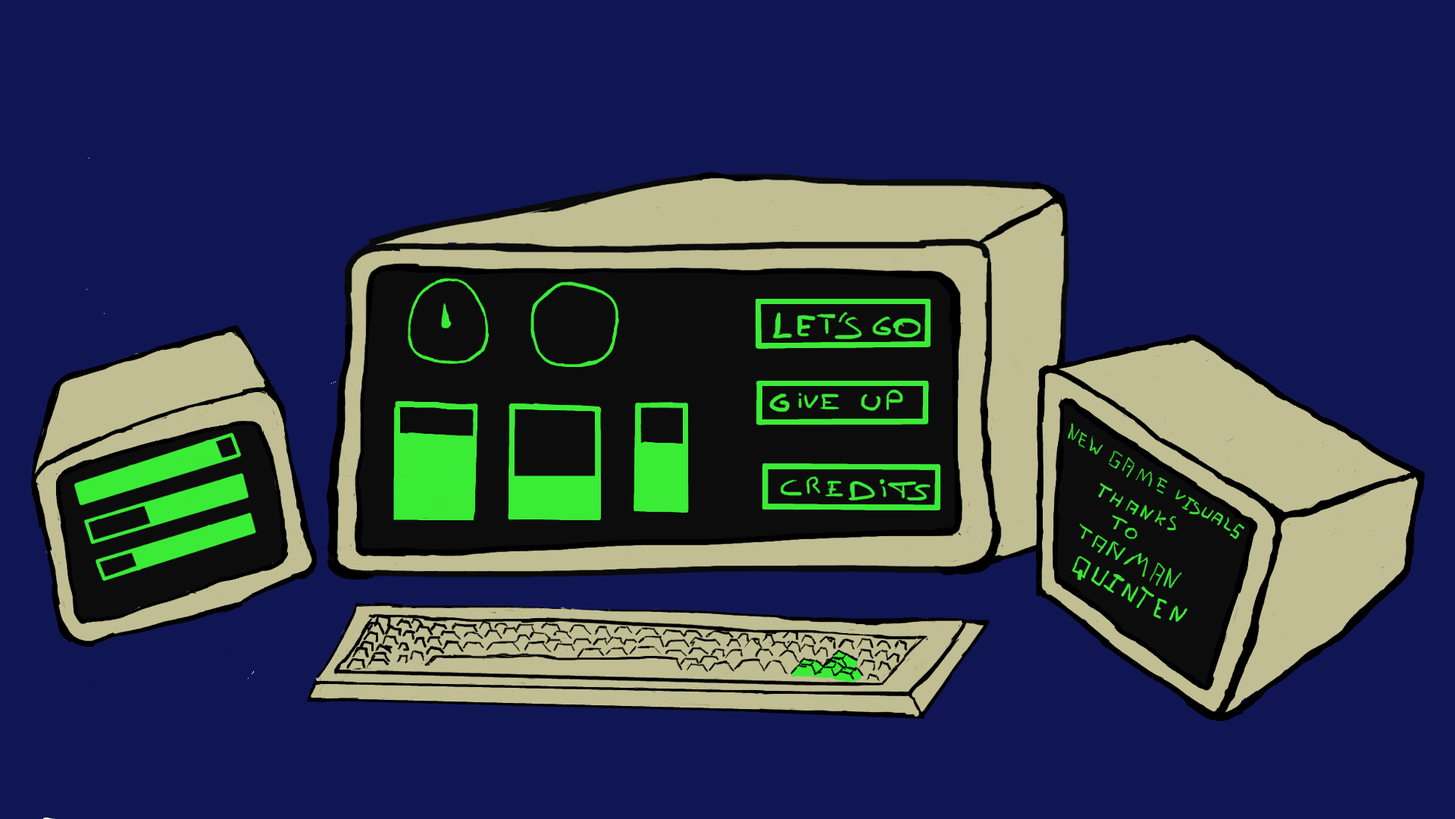
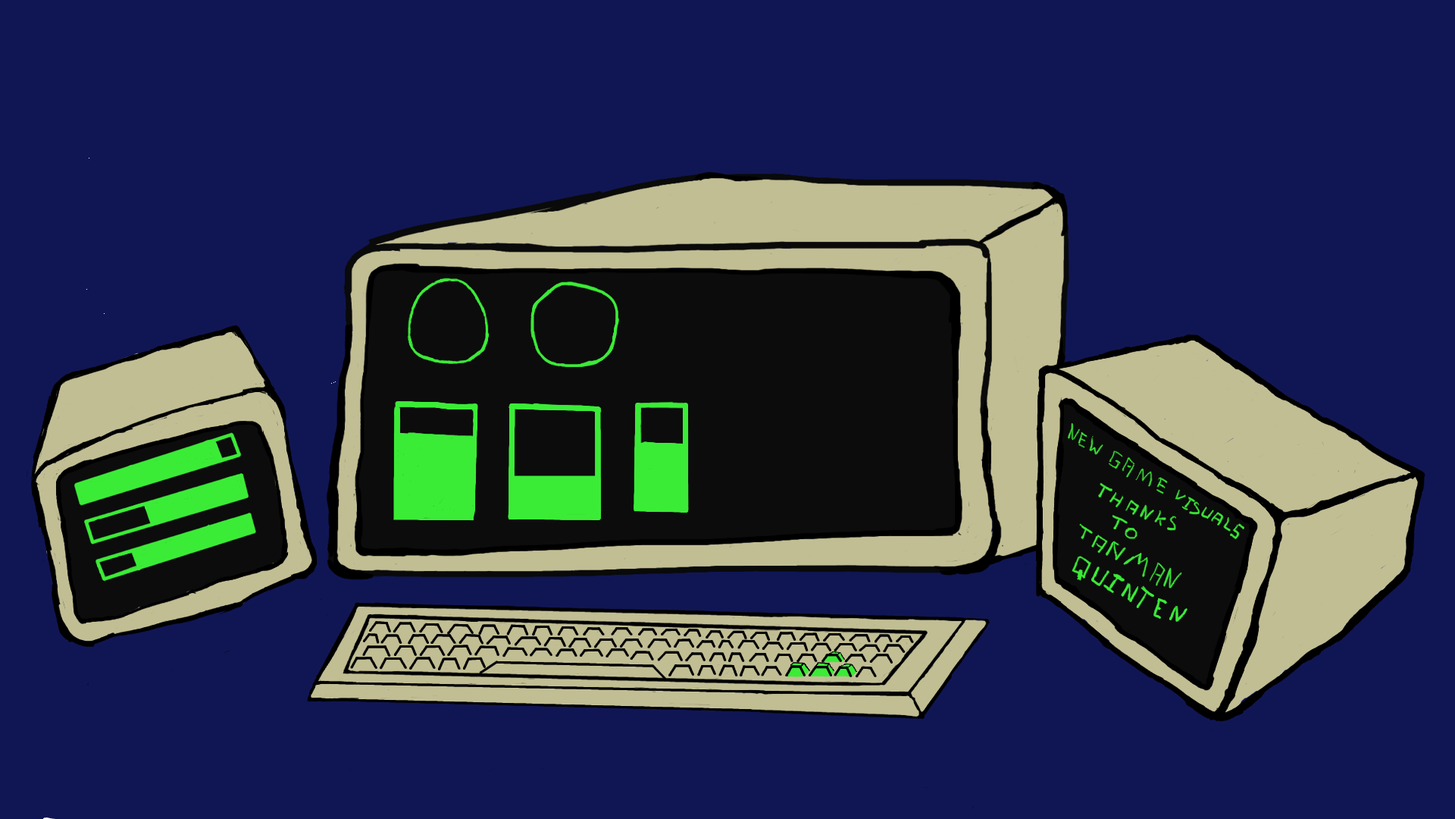
Before/after of a w=1455, h=819 layered artwork. What changed in the layer stack:
hid "Main TV Buttons" over [755, 297, 941, 511]
hid "Dial Dial 1" over [441, 302, 452, 329]
painted on "KeyBoard Outlide" over [304, 601, 990, 718]
painted on "KeyBoard HighLight" over [786, 650, 863, 683]
painted on "KeyBoard Color" over [317, 606, 988, 717]
painted on "Background" over [247, 670, 254, 680]
